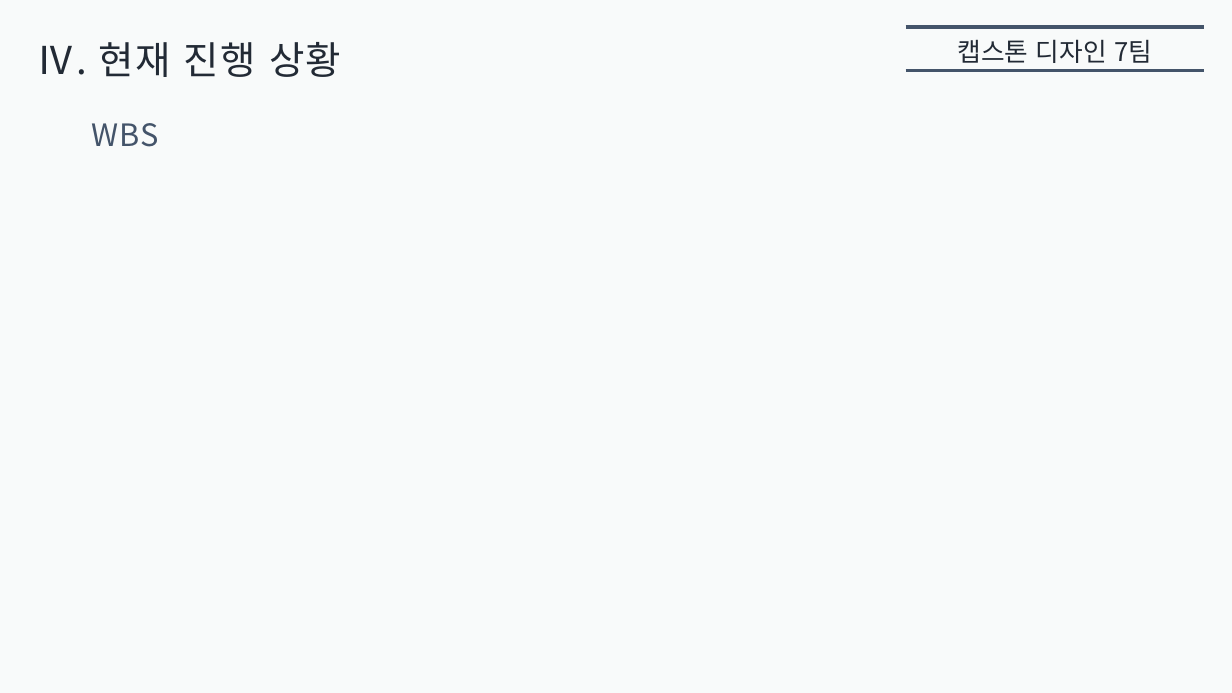
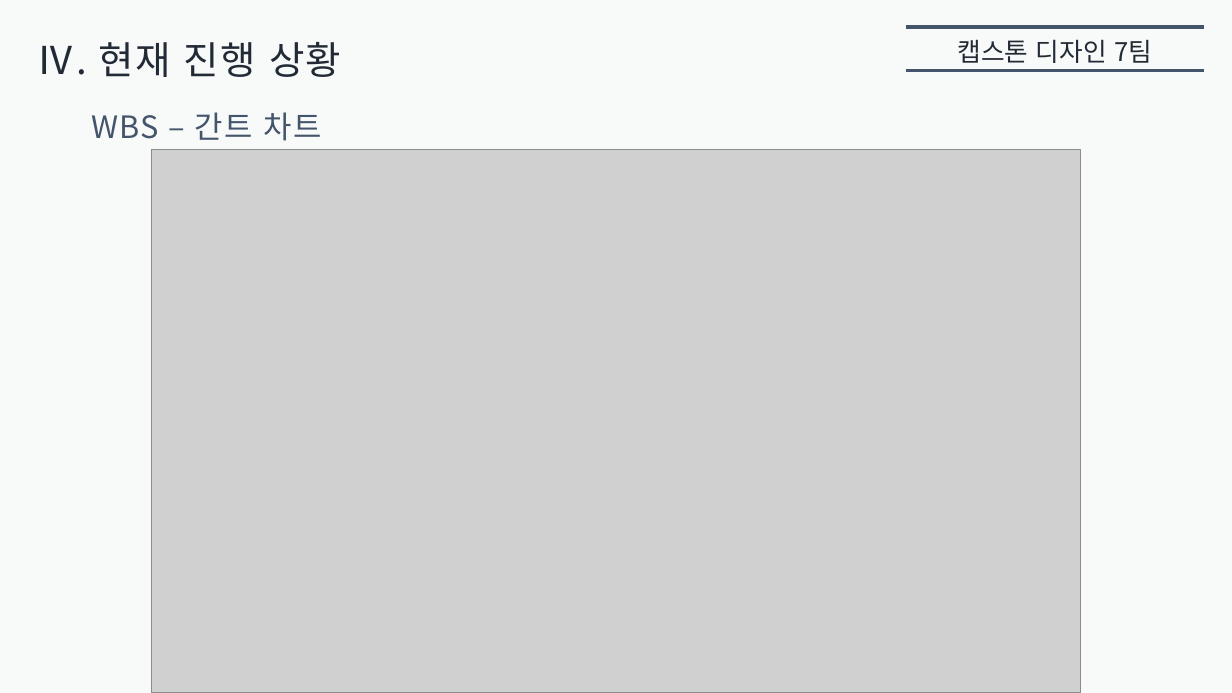
Before and after one commit to inwoo2ya/wormgame, a slide deck: slide 18 of 중간발표.pptx. Drawn at 1232x693 pixels with LibreOffice and Linux fonts; fonts in the diff are those of the drawing; grey boxes stand for pictures. Boxes give left, top, right and bottom in pixels: in the first picture for what was removed or moved away, otherwise in the second. Text is boxed around its words. In the diff, an @@ line names an element or a change of style, - is before the commit and + after.

```diff
--- a/중간발표.pptx
+++ b/중간발표.pptx
@@ text at (91, 112, 322, 141): text changed @@
-WBS
+WBS – 간트 차트
@@ picture added at (152, 150, 1081, 693) @@
```
Also in this commit, not shown: 2 other slides changed.
